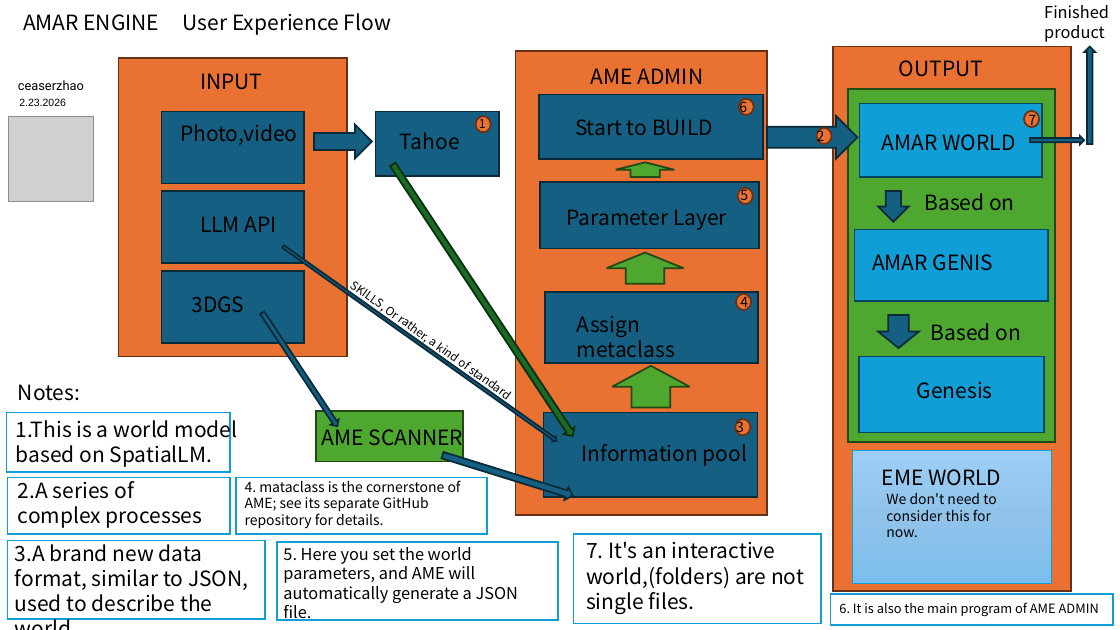
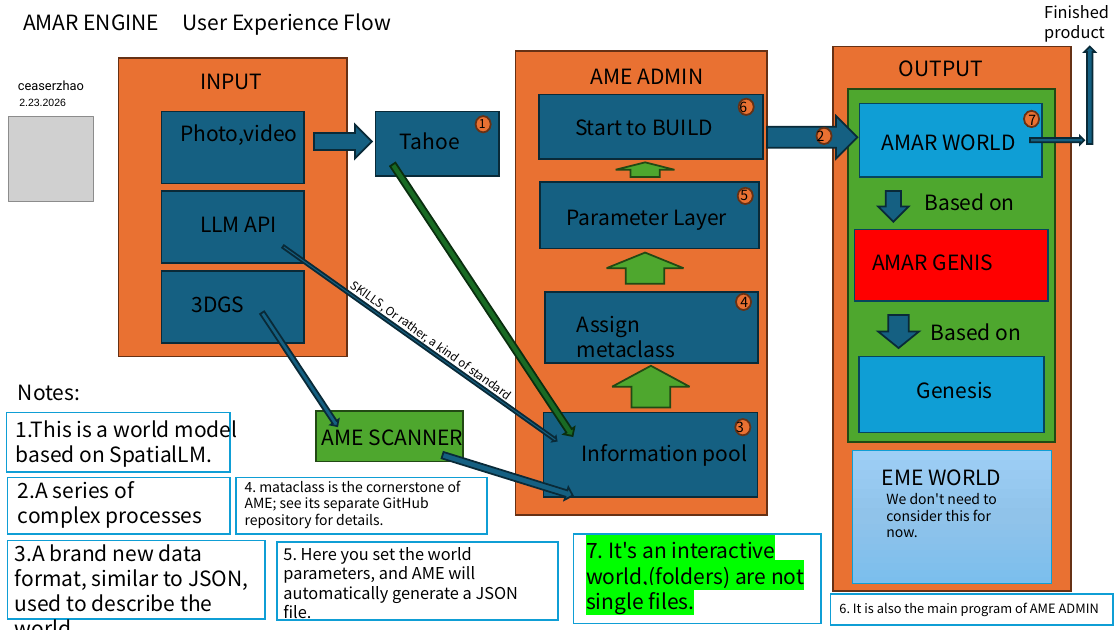
Before and after one commit to Oasis-Company/AMAR-Engine, a slide deck: slide 4 of docs/amar engine overview.pptx. Drawn at 1120x630 pixels with LibreOffice and Linux fonts; fonts in the diff are those of the drawing; grey boxes stand for pictures. Boxes give left, top, right and bottom in pixels: in the first picture for what was removed or moved away, otherwise in the second. Text is boxed around its words. In the diff, an @@ line names an element or a change of style, - is before the commit and + after.

```diff
--- a/docs/amar engine overview.pptx
+++ b/docs/amar engine overview.pptx
@@ rectangle at (854,229,1048,301): fill #0F9ED5 to #FF0000 @@
@@ text "7. It's an interactive world,(folders) ..." at (586,538,804,614): highlight none to #00FF00 @@
```
